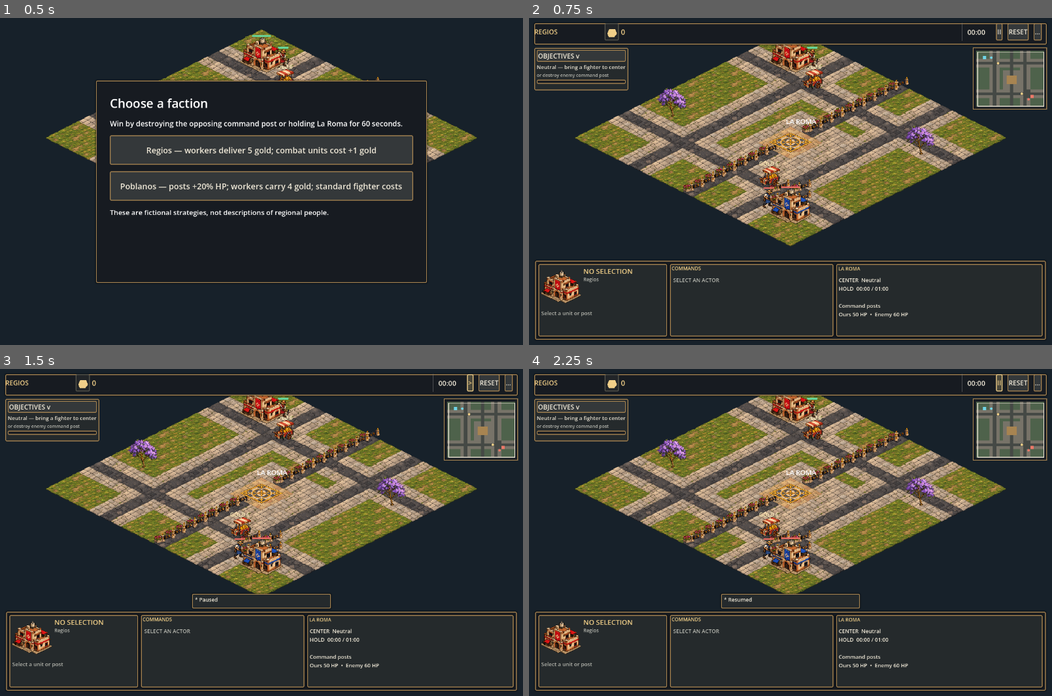
Above: before the commit, frames 1-4 (two rows, left to right).
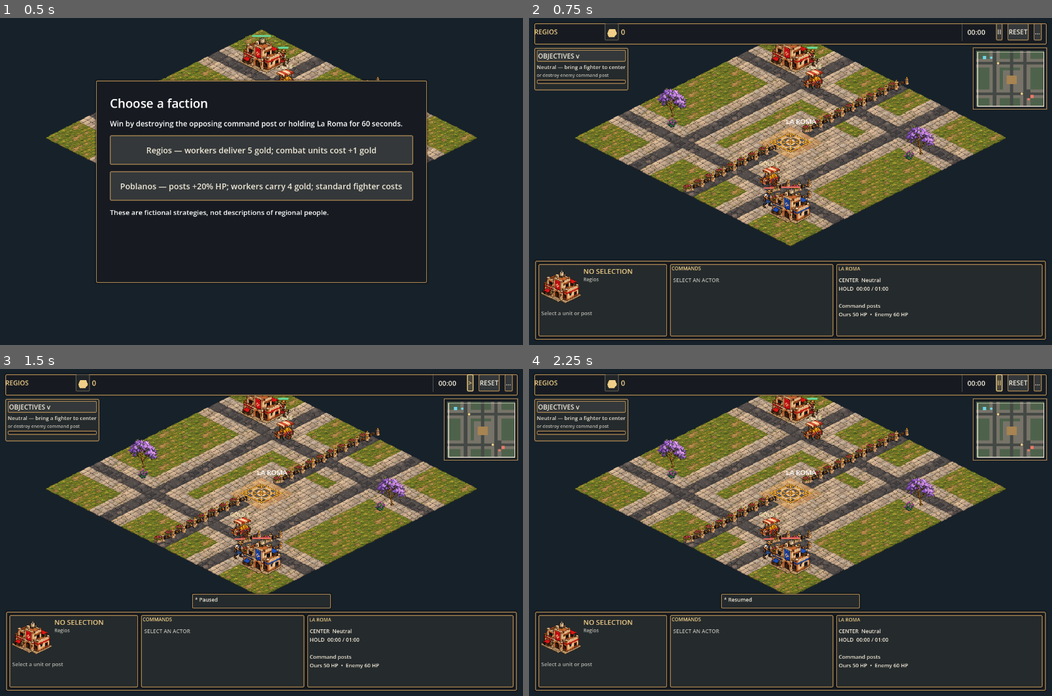
Above: after the commit, the same moments.

Repository: danybgoode/aomx
Game: Godot game, scene res://skirmish_main.tscn
The game is run twice, just before and just after one commit, with the same random seed, the same clock (stepped at 60 frames per second) and the same inputs.
Inputs:
- Up to frame 1 (0.5 s): no input
- Up to frame 2 (0.75 s): click "Regios — workers deliver 5 go…" at 0.5 s
- Up to frame 3 (1.5 s): click "II" at 1.25 s
- Up to frame 4 (2.25 s): click ">" at 2 s

Frame 1 is identical in both runs. In frame 2, less than 0.1% of the frame differs, in the area x 26-74%, y 30-44%; in frame 3, less than 0.1%; in frame 4, less than 0.1%.

Commit message:
feat(art): trace owned assets through a Godot scale pilot

Diff:
--- a/game/art_catalog.gd
+++ b/game/art_catalog.gd
@@ -6,7 +6,7 @@
 var textures: Dictionary = {}
 var hit_images: Dictionary = {}
 
-func load_manifest() -> void:
+func load_manifest(include_pilot: bool = false) -> void:
 	var source := FileAccess.get_file_as_string(MANIFEST_PATH)
 	assert(not source.is_empty(), "Art manifest is missing.")
 	var data: Variant = JSON.parse_string(source)
@@ -15,6 +15,8 @@
 	textures.clear()
 	hit_images.clear()
 	for record in data.assets:
+		if record.get("runtime_use", "match") == "pilot" and not include_pilot:
+			continue
 		var id: String = record.id
 		assert(not records.has(id), "Duplicate art asset: " + id)
 		records[id] = record
--- /dev/null
+++ b/game/art_pilot.gd
@@ -0,0 +1,69 @@
+extends Node2D
+
+const ArtCatalog = preload("res://art_catalog.gd")
+const DIRECTIONS := ["se", "sw", "nw", "ne"]
+
+var art = ArtCatalog.new()
+var elapsed := 0.0
+var direction_index := 0
+
+func _ready() -> void:
+	art.load_manifest(true)
+	texture_filter = CanvasItem.TEXTURE_FILTER_NEAREST
+
+func _process(delta: float) -> void:
+	elapsed += delta
+	queue_redraw()
+
+func _unhandled_input(event: InputEvent) -> void:
+	if event is InputEventKey and event.pressed and not event.echo:
+		if event.keycode == KEY_LEFT:
+			direction_index = posmod(direction_index - 1, DIRECTIONS.size())
+		elif event.keycode == KEY_RIGHT:
+			direction_index = posmod(direction_index + 1, DIRECTIONS.size())
+		elif event.keycode == KEY_S:
+			_save_capture()
+		elif event.keycode == KEY_P:
+			print("Art pilot FPS: ", Engine.get_frames_per_second())
+		queue_redraw()
+
+func _save_capture() -> void:
+	var path := "user://owned-art-pilot.png"
+	var result := get_viewport().get_texture().get_image().save_png(path)
+	print("Art pilot capture: ", ProjectSettings.globalize_path(path), " result=", result)
+
+func frame_id() -> String:
+	return "critter_boar_%s_idle_%d" % [DIRECTIONS[direction_index], int(elapsed * 7.0) % 7]
+
+func _sprite(id: String, ground: Vector2) -> void:
+	draw_texture(art.texture(id), ground - art.pivot(id))
+
+func _diamond(center: Vector2) -> PackedVector2Array:
+	return PackedVector2Array([center + Vector2(0,-12), center + Vector2(24,0),
+		center + Vector2(0,12), center + Vector2(-24,0)])
+
+func _sample(origin: Vector2, zoom: float) -> void:
+	draw_set_transform(origin, 0.0, Vector2.ONE * zoom)
+	for row in range(4):
+		for col in range(5):
+			var center := Vector2(105 + (col-row)*24, 145 + (col+row)*12)
+			draw_colored_polygon(_diamond(center), Color("987e69"))
+	# Raised tile candidates are shown at their true 48x24 top-diamond pitch.
+	_sprite("terrain_owned_000", Vector2(129, 169))
+	_sprite("terrain_owned_022", Vector2(177, 169))
+	_sprite("prop_owned_flowers", Vector2(201, 193))
+	_sprite("building_command_post_blue", Vector2(95, 285))
+	_sprite("building_concept_command_post_blue", Vector2(255, 285))
+	_sprite(frame_id(), Vector2(188, 275))
+	draw_set_transform(Vector2.ZERO, 0.0, Vector2.ONE)
+
+func _draw() -> void:
+	draw_rect(Rect2(Vector2.ZERO, get_viewport_rect().size), Color("17212a"))
+	draw_string(ThemeDB.fallback_font, Vector2(42, 55), "OWNED ART SCALE PILOT", HORIZONTAL_ALIGNMENT_LEFT, -1, 28, Color("f7e6bf"))
+	draw_string(ThemeDB.fallback_font, Vector2(42, 84), "Raised source tiles · ambient boar candidate (pilot only) · isolated concept building", HORIZONTAL_ALIGNMENT_LEFT, -1, 16, Color("d5d4c8"))
+	_sample(Vector2(80, 155), 1.0)
+	_sample(Vector2(670, 125), 1.25)
+	draw_string(ThemeDB.fallback_font, Vector2(83, 585), "100%   current post / concept post", HORIZONTAL_ALIGNMENT_LEFT, -1, 17, Color.WHITE)
+	draw_string(ThemeDB.fallback_font, Vector2(672, 585), "125%   current post / concept post", HORIZONTAL_ALIGNMENT_LEFT, -1, 17, Color.WHITE)
+	draw_string(ThemeDB.fallback_font, Vector2(42, 655), "Boar %s idle frame %d / 7  ·  Left / Right: direction  ·  S: capture  ·  P: FPS" % [DIRECTIONS[direction_index].to_upper(), int(elapsed * 7.0) % 7 + 1], HORIZONTAL_ALIGNMENT_LEFT, -1, 18, Color("ffe391"))
+	draw_string(ThemeDB.fallback_font, Vector2(42, 687), "The tiles and boar do not alter passability, selection or objectives.", HORIZONTAL_ALIGNMENT_LEFT, -1, 17, Color("d5d4c8"))
--- /dev/null
+++ b/game/art_pilot.tscn
@@ -0,0 +1,6 @@
+[gd_scene load_steps=2 format=3]
+
+[ext_resource type="Script" path="res://art_pilot.gd" id="1"]
+
+[node name="ArtPilot" type="Node2D"]
+script = ExtResource("1")
--- a/game/skirmish_main.gd
+++ b/game/skirmish_main.gd
@@ -1156,6 +1156,10 @@
 	for tile in [Vector2i(2, 13), Vector2i(17, 5)]:
 		var tree_id := "prop_jacaranda"
 		draw_texture(art.texture(tree_id), _tile_to_screen(tile) - art.pivot(tree_id))
+	# Owner-supplied flowers are decorative; the simulation and tile picking ignore them.
+	for tile in [Vector2i(3, 14), Vector2i(17, 6)]:
+		var flowers_id := "prop_owned_flowers"
+		draw_texture(art.texture(flowers_id), _tile_to_screen(tile) - art.pivot(flowers_id))
 	var medallion_id := "prop_plaza_medallion"
 	draw_texture(art.texture(medallion_id), _tile_to_screen(Vector2i(10, 10)) - art.pivot(medallion_id))
 	draw_string(ThemeDB.fallback_font, _tile_to_screen(Vector2i(10, 9)) + Vector2(-58, -30), "LA ROMA", HORIZONTAL_ALIGNMENT_CENTER, 116, 15, Color.WHITE)
--- /dev/null
+++ b/game/tests/art_pipeline_test.gd
@@ -0,0 +1,39 @@
+extends SceneTree
+
+const ArtCatalog = preload("res://art_catalog.gd")
+const Pilot = preload("res://art_pilot.tscn")
+var failed := false
+
+func _initialize() -> void:
+	call_deferred("_run")
+
+func _run() -> void:
+	var catalog = ArtCatalog.new()
+	catalog.load_manifest(true)
+	var match_catalog = ArtCatalog.new()
+	match_catalog.load_manifest()
+	check(match_catalog.textures.has("prop_owned_flowers") and not match_catalog.textures.has("critter_boar_se_idle_0"), "match loads only approved owned art")
+	for id in ["terrain_owned_000", "terrain_owned_022", "prop_owned_flowers", "building_concept_command_post_blue"]:
+		check(catalog.texture(id) != null, "candidate texture loads: " + id)
+	check(catalog.texture("terrain_owned_022").get_size() == Vector2(48, 48), "raised tile export has 48x24 top projection")
+	check(catalog.pivot("terrain_owned_022") == Vector2(24, 12), "tile ground contact matches current projection")
+	check(catalog.texture("building_concept_command_post_blue").get_size() == Vector2(96, 85), "concept derivative uses 2x2 width")
+	var pilot = Pilot.instantiate()
+	root.add_child(pilot)
+	for direction in ["se", "sw", "nw", "ne"]:
+		for frame in range(7):
+			var id: String = "critter_boar_%s_idle_%d" % [direction, frame]
+			check(catalog.texture(id).get_size() == Vector2(46, 32), "boar frame geometry: " + id)
+			check(catalog.pivot(id) == Vector2(23, 29), "boar feet anchor: " + id)
+	check(pilot.frame_id() == "critter_boar_se_idle_0", "pilot starts with idle frame")
+	pilot.direction_index = 1
+	pilot.elapsed = 1.0 / 7.0
+	check(pilot.frame_id() == "critter_boar_sw_idle_1", "pilot changes direction and frame without simulation")
+	pilot.queue_free()
+	print("Art pipeline: ", "FAIL" if failed else "PASS")
+	quit(1 if failed else 0)
+
+func check(ok: bool, label: String) -> void:
+	if not ok:
+		failed = true
+		push_error(label)
Not shown, added: game/art_pilot.gd.uid
Not shown, changed: game/assets/manifest.v0.1.json
Binary file added: game/assets/render/owned/boar_NE_idle_0.png
Not shown, added: game/assets/render/owned/boar_NE_idle_0.png.import
Binary file added: game/assets/render/owned/boar_NE_idle_1.png
Not shown, added: game/assets/render/owned/boar_NE_idle_1.png.import
Binary file added: game/assets/render/owned/boar_NE_idle_2.png
Not shown, added: game/assets/render/owned/boar_NE_idle_2.png.import
Binary file added: game/assets/render/owned/boar_NE_idle_3.png
Not shown, added: game/assets/render/owned/boar_NE_idle_3.png.import
Binary file added: game/assets/render/owned/boar_NE_idle_4.png
Not shown, added: game/assets/render/owned/boar_NE_idle_4.png.import
(and 103 more such lines)
